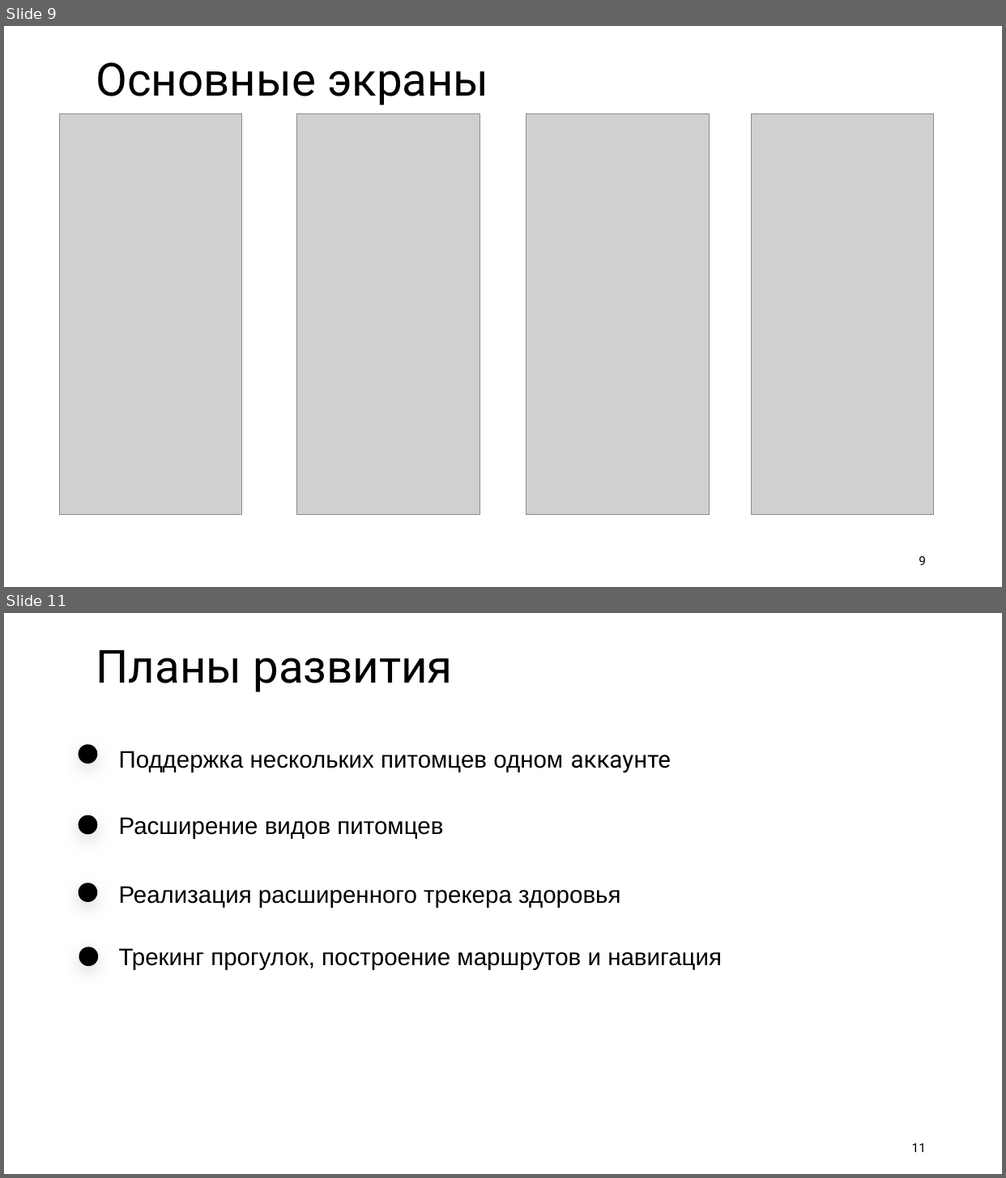
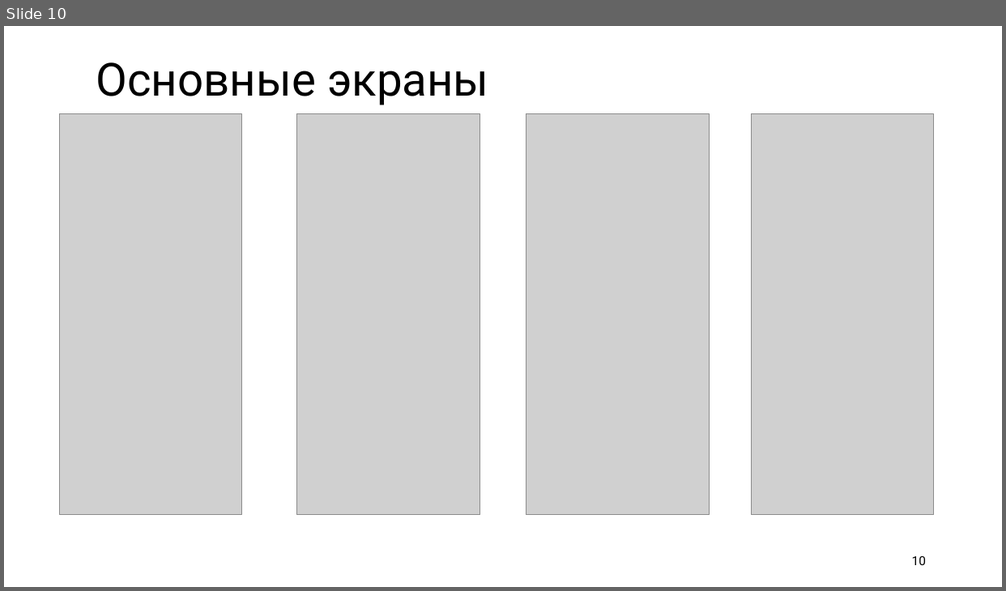
Before and after one commit to kattrin0/petDiarry_, a slide deck: documentation/презентация_PetDiary.pptx. Shown one above the other, each under a label of ours: slides 9 and 11 before the commit, slide 10 after it; the slides between them are not shown. The pictures are 1006x1178 and 1006x591 pixels, drawn with LibreOffice and Linux fonts; fonts in the diff are those of the drawing; grey boxes stand for pictures. Boxes give left, top, right and bottom in pixels: in the first picture for what was removed or moved away, otherwise in the second. Text is boxed around its words. In the diff, an @@ line names an element or a change of style, - is before the commit and + after.

```diff
--- a/documentation/презентация_PetDiary.pptx
+++ b/documentation/презентация_PetDiary.pptx
@@ slide 11 removed at [4, 613, 1002, 1174], background #FFFFFF @@
@@ text removed at [96, 650, 453, 692] @@
-Планы развития
@@ ellipse removed at [78, 745, 98, 764] @@
@@ text removed at [119, 751, 671, 773] @@
-Поддержка нескольких питомцев одном аккаунте
@@ ellipse removed at [78, 815, 98, 835] @@
@@ text removed at [119, 817, 443, 839] @@
-Расширение видов питомцев
@@ ellipse removed at [78, 884, 98, 903] @@
@@ text removed at [119, 886, 620, 908] @@
-Реализация расширенного трекера здоровья
@@ ellipse removed at [79, 947, 98, 966] @@
@@ text removed at [119, 948, 722, 970] @@
-Трекинг прогулок, построение маршрутов и навигация
@@ page number removed at [912, 1144, 926, 1152] @@
-11
@@ what was slide 9 is now slide 10 @@
@@ page number at [912, 557, 926, 565]: text changed @@
-9
+10
```
Also in this commit, not shown: 6 slides changed, 2 slides added, 1 other slide removed.
